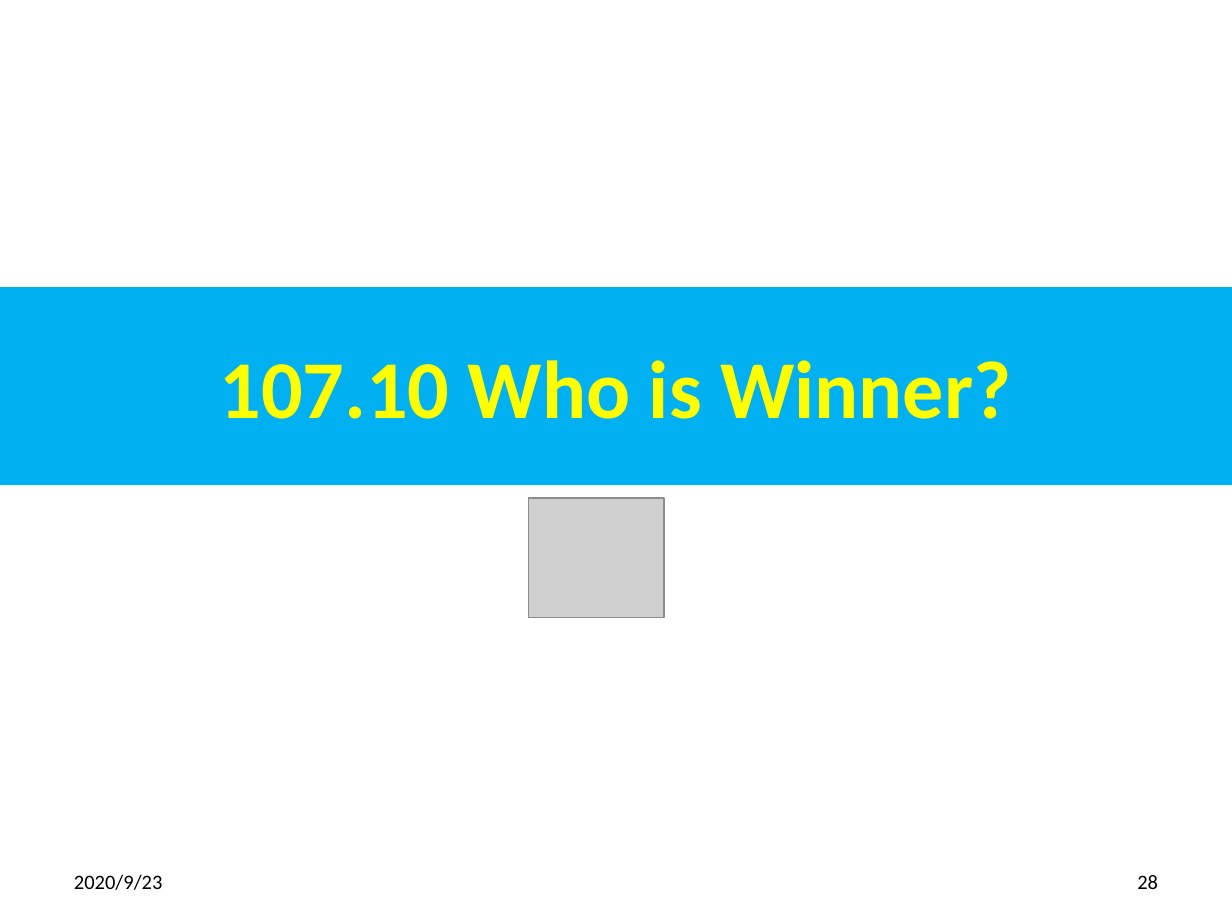
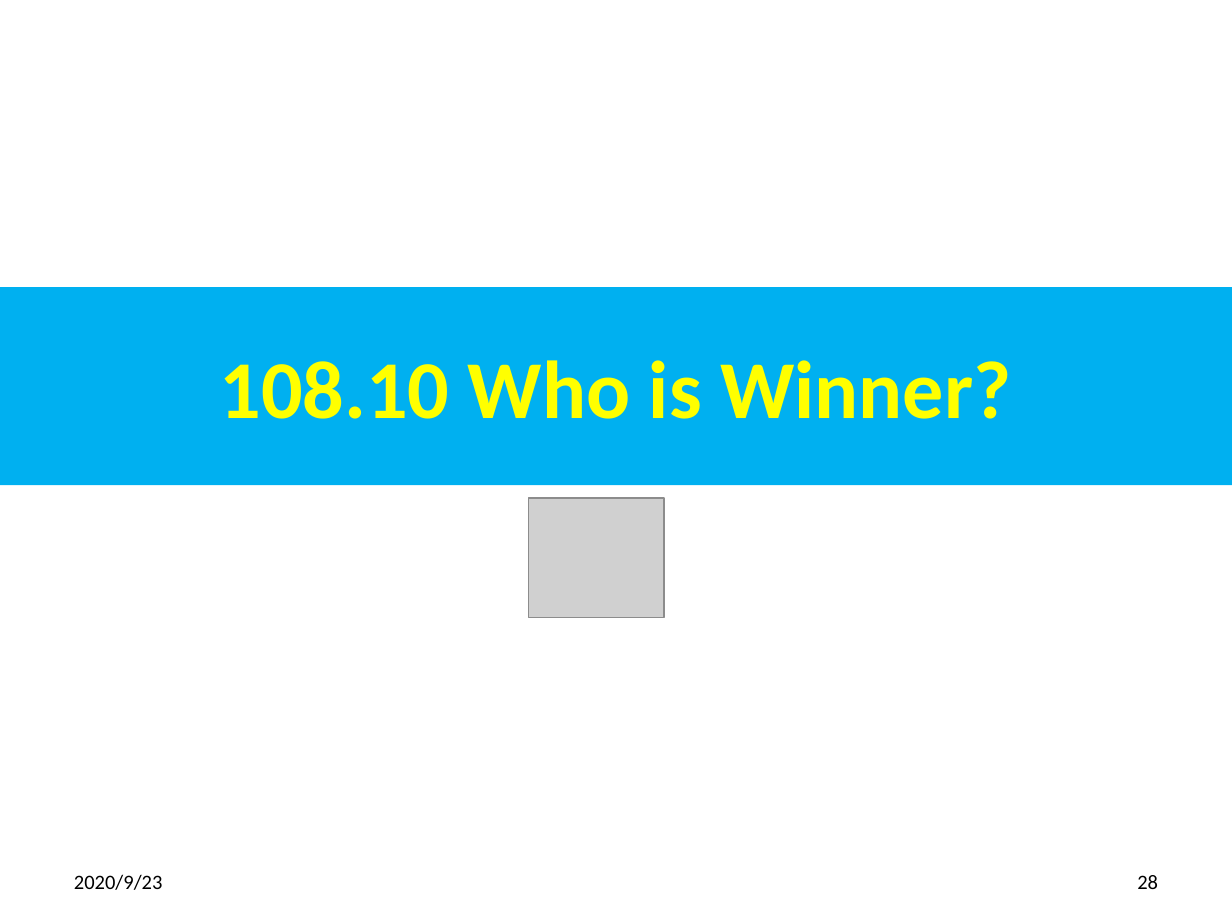
Before and after one commit to peterhchen/900_Python_ML_DS_DL, a slide deck: slide 28 of 108_FinalProjReview.pptx. Drawn at 1232x924 pixels with LibreOffice and Linux fonts; fonts in the diff are those of the drawing; grey boxes stand for pictures. Boxes give left, top, right and bottom in pixels: in the first picture for what was removed or moved away, otherwise in the second. Text is boxed around its words. In the diff, an @@ line names an element or a change of style, - is before the commit and + after.

```diff
--- a/108_FinalProjReview.pptx
+++ b/108_FinalProjReview.pptx
@@ title at <box>220,360,1011,419</box>: text changed @@
-107.10 Who is Winner?
+108.10 Who is Winner?
```
Also in this commit, not shown: 28 other slides changed.
